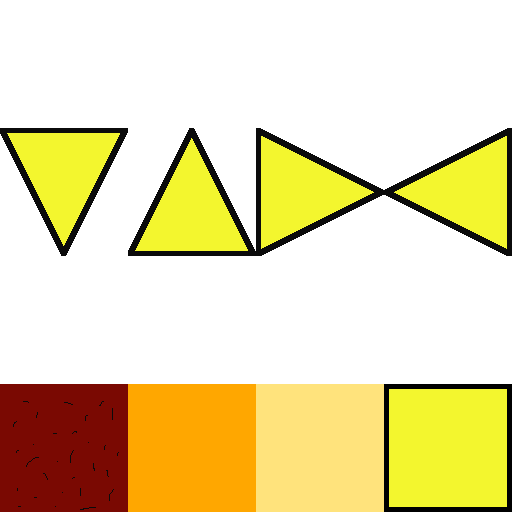
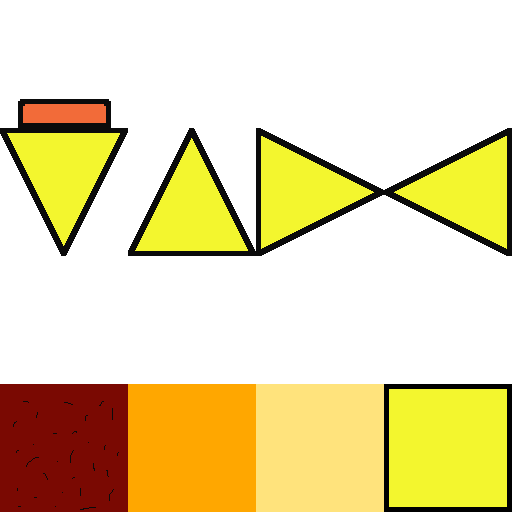
Revision of a layered (512, 512) image; what changed, layer by layer:
painted on "Background" over [18, 99, 111, 128]
